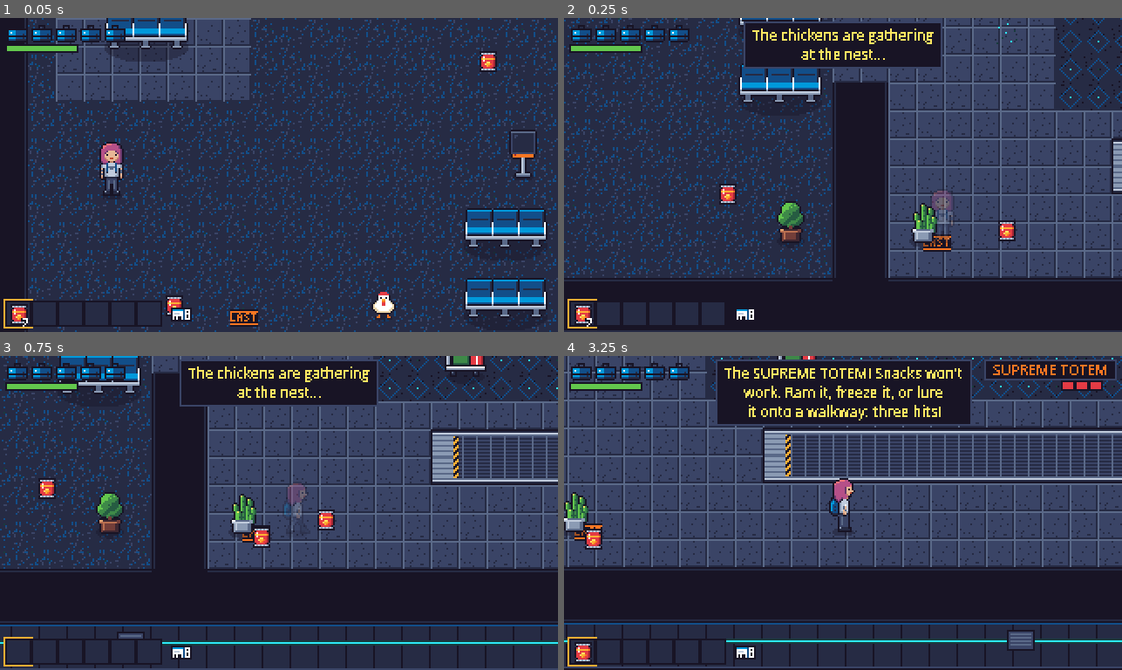
Above: before the commit, frames 1-4 (two rows, left to right).
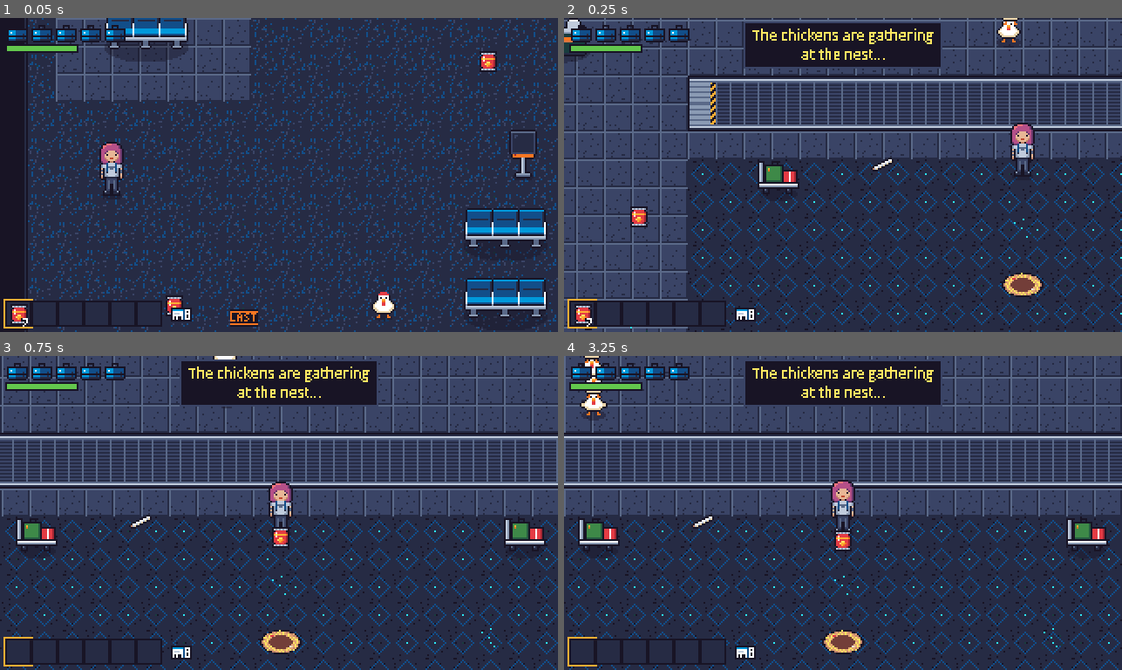
Above: after the commit, the same moments.

Repository: mvdmakesthings/PlanePoultryPanic
Game: Godot game, scene res://tests/level_05_smoke.tscn
Two runs of this game, one before a commit and one after it. Both use one fixed random seed, a clock stepped at 60 frames per second and the inputs below. This scene is started directly instead of the project's main scene.
Inputs (mouse positions are in pixels of both pictures, inside the frame that each line leads up to):
- Up to frame 1 (0.05 s): no input
- Up to frame 2 (0.25 s): no input
- Up to frame 3 (0.75 s): tap Enter (ui_accept) at 0.5 s; move the mouse to (401, 497) at 0.52 s; hold D (move_right) from 0.53 s (still down); hold G (drop_item) from 0.53 s (still down); click (401, 497) at 0.67 s
- Up to frame 4 (3.25 s): tap Enter (ui_accept) at 0.77, 1.07 s; release D (move_right) at 1.25 s; release G (drop_item) at 1.25 s; drag from (731, 528) to (943, 368) at 1.27 s; move the mouse to (898, 443) at 2.02 s; hold D (move_right) 2.03-2.75 s; hold F (interact) 2.03-2.75 s; drag from (815, 575) to (614, 547) at 2.77 s

Frame 1 is identical in both runs. In frame 2, 70% of the frame differs, in the area x 0-100%, y 0-100%; in frame 3, 63%; in frame 4, 69%.

Commit message:
Keep totems chasing around moving walkways
Totems next to a walkway froze in place, for three reasons:

- Walkway handrails are wall bodies, so sight rays hit them and a totem
  lost sight of a player just across the belt. Rails now block walking
  but not sight, for totems and chickens alike.
- Going around the end of a walkway takes a totem out of its sight
  range, and it went idle the moment that happened. Once chasing, it now
  keeps after a player still in view out to chase_range, and only gives
  up after give_up_time with her out of view.
- A flight that landed overlapping a rail (where the player stood right
  under it) hovered forever. It now steps out of the overlap and lands.

Adds a level 5 smoke check for both the walk-around and the landing.

Diff:
--- a/game/scripts/characters/chicken.gd
+++ b/game/scripts/characters/chicken.gd
@@ -869,6 +869,7 @@
 	if global_position.distance_to(_player.global_position) > reach:
 		return false
 	var query := PhysicsRayQueryParameters2D.create(global_position, _player.global_position, WORLD_LAYER)
+	query.exclude = Walkway.rails(get_tree())
 	return get_world_2d().direct_space_state.intersect_ray(query).is_empty()
 
 
--- a/game/scripts/characters/totem.gd
+++ b/game/scripts/characters/totem.gd
@@ -57,6 +57,11 @@
 @export var speed := 45.0
 @export var sight_range := 110.0
 @export var command_radius := 96.0
+## Once chasing, it keeps after the player out to this range while it can
+## still see her, so going the long way around a walkway doesn't lose her.
+@export var chase_range := 220.0
+## Seconds it keeps after her once she's out of view.
+@export var give_up_time := 3.0
 @export_group("Stomp")
 @export var stomp_trigger := 34.0
 @export var stomp_radius := 44.0
@@ -99,6 +104,7 @@
 var _time := 0.0
 var _flight_ready_in := 4.0
 var _flight_elapsed := 0.0
+var _lost_sight_time := 0.0
 var _hits_taken := 0
 ## After a hit, a moment when it can't be hit again.
 var _reeling := 0.0
@@ -159,7 +165,7 @@
 		State.FLYING:
 			_fly(delta)
 		State.IDLE, State.STALK:
-			_stalk()
+			_stalk(delta)
 		State.STOMP_WINDUP:
 			velocity = Vector2.ZERO
 			if _timer <= 0.0:
@@ -233,15 +239,24 @@
 	topple(from.direction_to(global_position))
 
 
-func _stalk() -> void:
+func _stalk(delta: float) -> void:
 	velocity = Vector2.ZERO
 	if not _can_see_player():
 		# A player in range but behind furniture: fly over it.
 		if _flight_ready_in <= 0.0 and _player_in_range():
 			_take_off()
 			return
+		# Out of range or view mid-chase: keep after her, around whatever's
+		# in the way, while she's still in view or only just out of it.
+		var in_view := _player_trackable() and _has_line_of_sight() \
+			and global_position.distance_to(_player.global_position) <= chase_range
+		_lost_sight_time = 0.0 if in_view else _lost_sight_time + delta
+		if state == State.STALK and _lost_sight_time < give_up_time and _player_trackable():
+			_walk_toward_player()
+			return
 		state = State.IDLE
 		return
+	_lost_sight_time = 0.0
 	if state == State.IDLE:
 		_command_chickens()
 	state = State.STALK
@@ -255,6 +270,10 @@
 		return
 	if distance >= barrage_min_range and distance <= barrage_max_range and _barrage_ready_in <= 0.0:
 		_barrage()
+	_walk_toward_player()
+
+
+func _walk_toward_player() -> void:
 	_agent.target_position = _player.global_position
 	var next := _agent.get_next_path_position()
 	var target := next if next.distance_to(global_position) > 0.5 else _player.global_position
@@ -282,7 +301,9 @@
 	if _timer > 0.0:
 		return
 	if _overlaps_world():
-		# Can't land inside furniture: keep flying a moment longer.
+		# Can't land inside furniture (or a walkway rail, landing where she
+		# stood beside it): drift out of it and try again.
+		global_position += _out_of_world()
 		_timer = 0.05
 		return
 	collision_mask = WORLD_LAYER
@@ -299,6 +320,19 @@
 	params.transform = ($CollisionShape2D as CollisionShape2D).global_transform
 	params.collision_mask = WORLD_LAYER
 	return not get_world_2d().direct_space_state.intersect_shape(params, 1).is_empty()
+
+
+## A one-pixel step out of whatever it overlaps, away from the contact.
+func _out_of_world() -> Vector2:
+	var params := PhysicsShapeQueryParameters2D.new()
+	params.shape = ($CollisionShape2D as CollisionShape2D).shape
+	params.transform = ($CollisionShape2D as CollisionShape2D).global_transform
+	params.collision_mask = WORLD_LAYER
+	var info := get_world_2d().direct_space_state.get_rest_info(params)
+	if info.is_empty():
+		return Vector2.ZERO
+	var away: Vector2 = info["point"].direction_to(params.transform.origin)
+	return away if away != Vector2.ZERO else Vector2.DOWN
 
 
 ## Height above the floor: rising after take-off, sinking before landing.
@@ -397,14 +431,21 @@
 
 
 func _player_in_range() -> bool:
-	return _player != null and not _player.is_dead and not _player.is_hidden \
-		and global_position.distance_to(_player.global_position) <= sight_range
+	return _player_trackable() and global_position.distance_to(_player.global_position) <= sight_range
+
+
+## Not dead or hiding: someone it can keep chasing, seen or not.
+func _player_trackable() -> bool:
+	return _player != null and not _player.is_dead and not _player.is_hidden
 
 
 func _can_see_player() -> bool:
-	if not _player_in_range():
-		return false
+	return _player_in_range() and _has_line_of_sight()
+
+
+func _has_line_of_sight() -> bool:
 	var query := PhysicsRayQueryParameters2D.create(global_position, _player.global_position, WORLD_LAYER)
+	query.exclude = Walkway.rails(get_tree())
 	return get_world_2d().direct_space_state.intersect_ray(query).is_empty()
 
 
--- a/game/scripts/objects/walkway.gd
+++ b/game/scripts/objects/walkway.gd
@@ -36,6 +36,7 @@
 @export var fling_speed := 200.0
 
 var _phase := 0.0
+var _rails: Array[RID] = []
 
 
 func _ready() -> void:
@@ -47,6 +48,7 @@
 			Rect2(Vector2(r.position.x, r.end.y - RAIL), Vector2(r.size.x, RAIL))]:
 		var body := LevelBuilder.add_wall(self, rail)
 		body.position = -global_position
+		_rails.append(body.get_rid())
 	AudioManager.play_loop("walkway_hum", self, r.get_center())
 
 
@@ -61,6 +63,15 @@
 
 func belt_speed() -> float:
 	return SPEEDS[speed]
+
+
+## The handrails of every walkway. They're waist high: they block walking
+## but not seeing, so sight checks leave them out.
+static func rails(tree: SceneTree) -> Array[RID]:
+	var out: Array[RID] = []
+	for node in tree.get_nodes_in_group("walkways"):
+		out.append_array((node as Walkway)._rails)
+	return out
 
 
 ## Belt velocity at a world position, or zero off the belt.
--- a/game/tests/level_05_smoke.gd
+++ b/game/tests/level_05_smoke.gd
@@ -21,6 +21,7 @@
 	GameManager.dry_run = true
 	await _arrival_test()
 	await _layout_tests()
+	await _totem_walkway_test()
 	await _boss_and_escape_test()
 	await _time_out_test()
 	await _ending_test()
@@ -65,6 +66,35 @@
 	for chicken in level._boss_chickens():
 		still = still and not chicken.is_physics_processing()
 	_check(still, "the boss's chickens wait until she steps into the boarding area")
+	level.queue_free()
+
+
+## A totem across a walkway from her sees over the rails, walks around
+## the end (out of its sight range on the way) and reaches her; a flight
+## that lands where she stands right under a rail settles beside it.
+func _totem_walkway_test() -> void:
+	var level := await _fresh_level()
+	var player: Player = level.get_node("Entities/Player")
+	player._invincible_timer = 1.0e9
+	player.set_physics_process(false)
+	for chicken in level._boss_chickens():
+		chicken.queue_free()
+	player.global_position = Vector2(640, 170)
+	var totem: Totem = preload("res://scenes/characters/totem.tscn").instantiate()
+	totem.position = Vector2(640, 92)
+	totem.flight_interval = 1.0e9
+	totem.barrage_cooldown = 1.0e9
+	totem.stomp_trigger = -1.0
+	level.get_node("Entities").add_child(totem)
+	totem._flight_ready_in = 1.0e9
+	# Around the end and back is about 460 px at 45 px/s.
+	await _wait(13.0)
+	_check(totem.global_position.distance_to(player.global_position) < 20.0,
+		"a totem goes around a walkway to reach her (at %s)" % totem.global_position)
+	player.global_position = Vector2(640, 148)
+	totem._take_off()
+	await _wait(4.0)
+	_check(totem.state != Totem.State.FLYING, "a totem landing by a walkway rail touches down")
 	level.queue_free()
 
 
